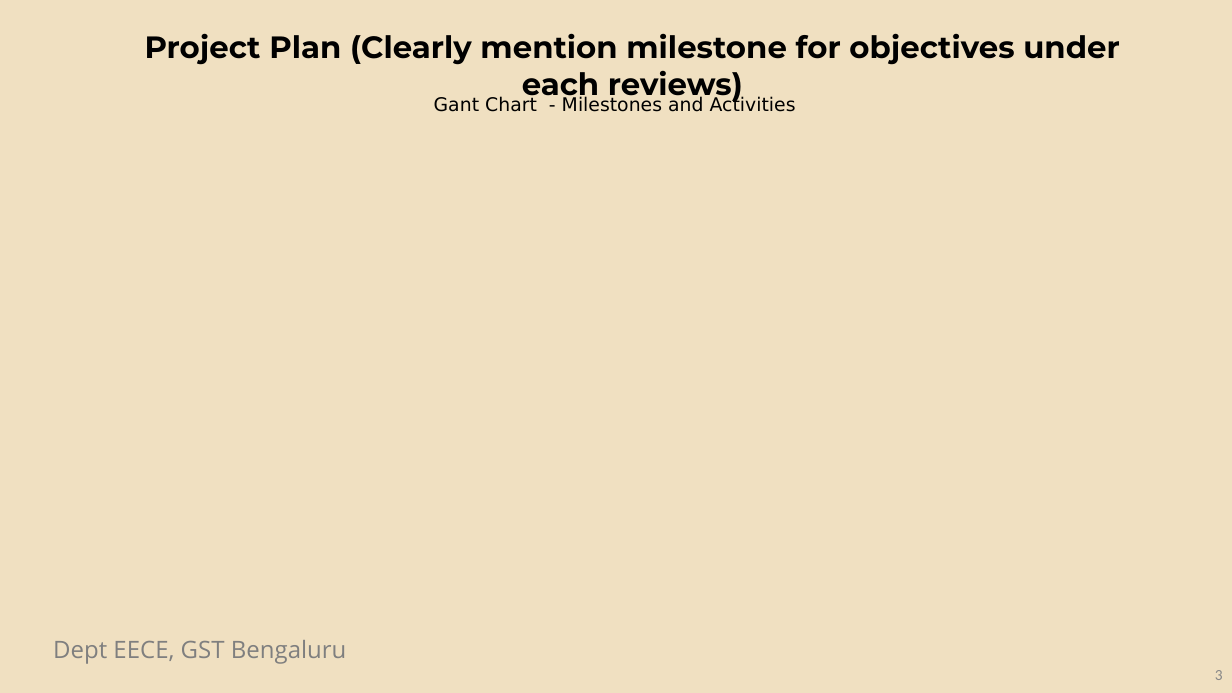
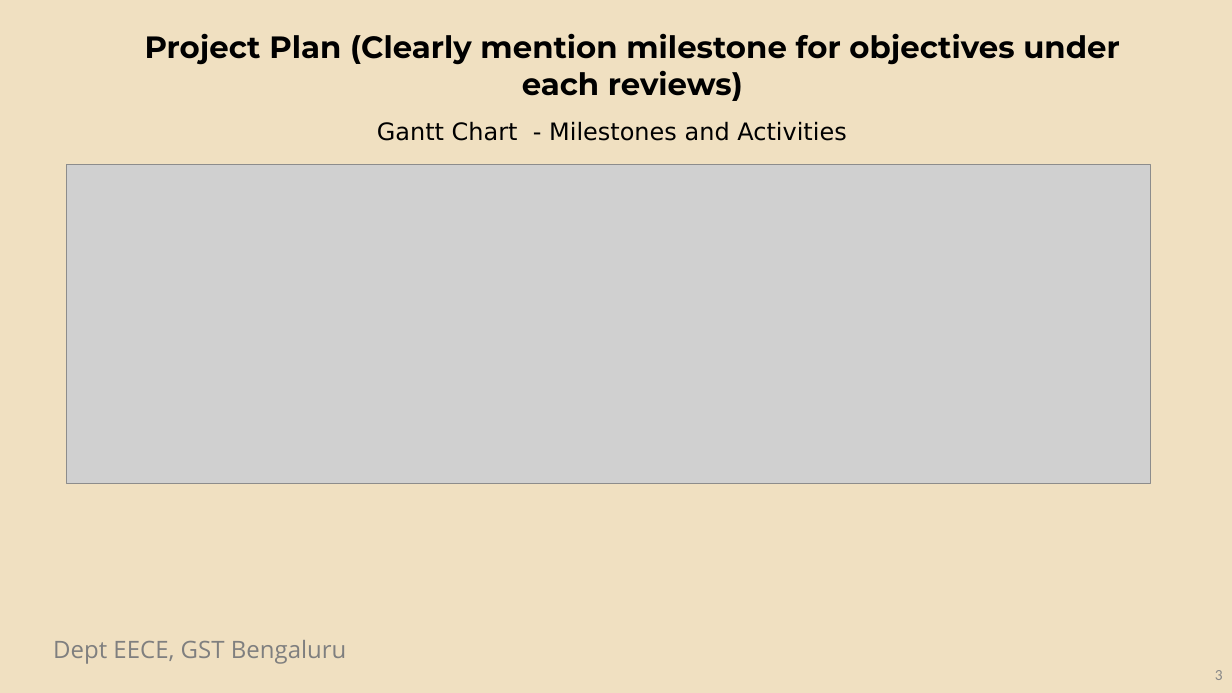
Before and after one commit to Opera5/Capstone, a slide deck: slide 3 of Preview_1.pptx. Drawn at 1232x693 pixels with LibreOffice and Linux fonts; fonts in the diff are those of the drawing; grey boxes stand for pictures; background and template pictures are left out. Boxes give left, top, right and bottom in pixels: in the first picture for what was removed or moved away, otherwise in the second. Text is boxed around its words. In the diff, an @@ line names an element or a change of style, - is before the commit and + after.

```diff
--- a/Preview_1.pptx
+++ b/Preview_1.pptx
@@ text at [377,121,846,141]: text changed; size 11 to 14 pt @@
-Gant Chart - Milestones and Activities
+Gantt Chart - Milestones and Activities
@@ picture added at [67,164,1151,483] @@
```
Also in this commit, not shown: 5 other slides changed, 4 slides added, 2 slides removed, 2 other files.
